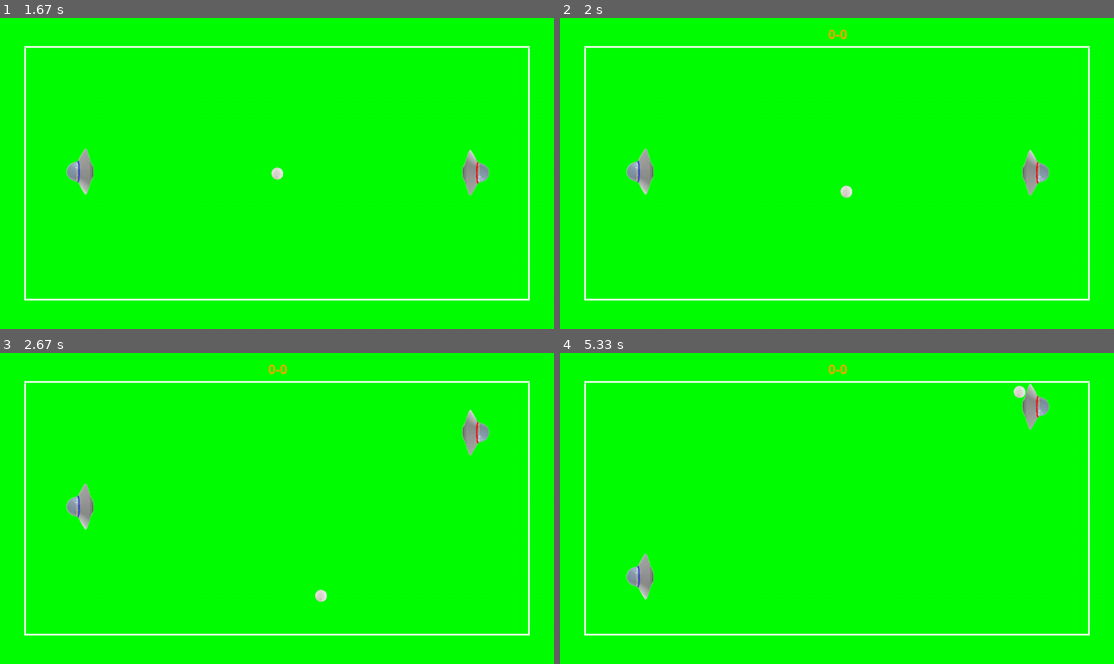
Above: before the commit, frames 1-4 (two rows, left to right).
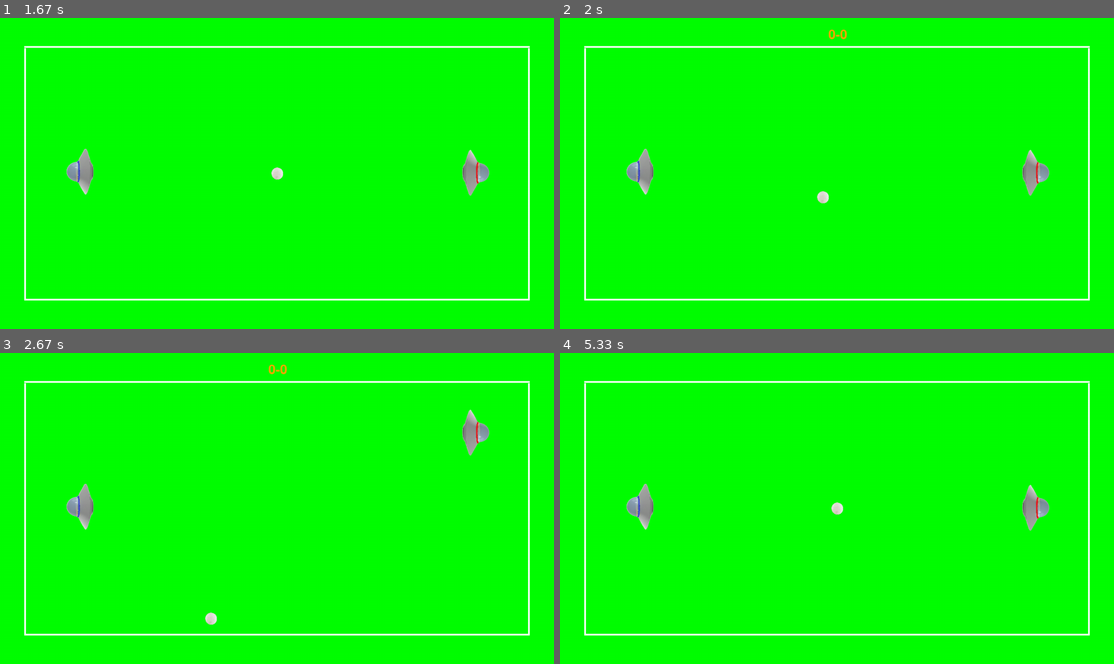
Above: after the commit, the same moments.

Repository: valera-creator/pygame_ping_pong
Game: pygame game, started from main.py
Same seed, same stepped clock (60 frames per second), same inputs: the game is played once before the commit and once after it.
Inputs:
- Up to frame 1 (1.67 s): tap Enter at 0.33 s; tap Space at 0.67, 1, 1.33 s
- Up to frame 2 (2 s): no input
- Up to frame 3 (2.67 s): hold Up 2.17-2.63 s
- Up to frame 4 (5.33 s): hold Up 2.67-2.97 s; hold Up 3-3.37 s; hold Up 3.4-3.7 s; hold Up 3.73-4.1 s; hold Up 4.13-4.43 s; tap W at 4.2, 4.53 s; hold Up 4.47-4.83 s

Frame 1 is identical in both runs. In frame 2, 0.1% of the frame differs, in the area x 46-53%, y 53-60%; in frame 3, 0.1%; in frame 4, 1.8%, in the area x 12-89%, y 3-80%.

Commit message:
доработка с постоянным снятием с паузы

Diff:
--- a/ball.py
+++ b/ball.py
@@ -16,10 +16,8 @@
         self.mask = pygame.mask.from_surface(self.image)
         self.rect = self.image.get_rect()
         self.rect.x, self.rect.y = width // 2 - self.size // 2, height // 2 - self.size // 2
-        self.speed_ball = 3
-        self.angle = random.randint(35, 60)
-        self.dx = math.cos(math.radians(self.angle))
-        self.dy = math.sin(math.radians(self.angle))
+        self.speed_ball = 6
+        self.make_move_value()
 
     def update(self):
         for elem in self.player_sprites:
@@ -33,3 +31,8 @@
                 self.sound.play()
 
         self.rect = self.rect.move(self.dx * self.speed_ball, self.dy * self.speed_ball)  # рассчитать движение отскока
+
+    def make_move_value(self):
+        self.angle = random.randint(25, 60)
+        self.dx = math.cos(math.radians(self.angle)) * random.choice((-1, 1))
+        self.dy = math.sin(math.radians(self.angle)) * random.choice((-1, 1))
--- a/border.py
+++ b/border.py
@@ -1,5 +1,4 @@
 import pygame
-import os
 
 
 class Border(pygame.sprite.Sprite):
--- a/main.py
+++ b/main.py
@@ -1,8 +1,10 @@
 import pygame
 import os
+import math
 from player import Player
 from ball import Ball
 from border import Border
+from random import randint, choice
 
 
 def check_keyboard(event):
@@ -50,6 +52,7 @@
             3: os.path.join('assets', 'sounds', 'fon4.mp3'),
             4: os.path.join('assets', 'sounds', 'fon5.mp3')
         }
+        self.is_misic_pause = False
 
         pygame.mixer.init()
         pygame.mixer.music.load(self.musics[self.index_music])
@@ -177,8 +180,9 @@
         if self.start_seconds <= 0:
             self.render_text(size=45, text_x=self.width // 2 - 20, text_y=25,
                              text=f'{self.player1.cnt_goals}-{self.player2.cnt_goals}', color='orange')
-            pygame.mixer.music.unpause()
-            self.ball.update()
+            if self.is_misic_pause:
+                pygame.mixer.music.unpause()
+                self.is_misic_pause = False
 
     def render_text(self, size, text_x, text_y, text, color='red'):
         font = pygame.font.Font(None, size)
@@ -226,6 +230,7 @@
         self.start_seconds = 6
         self.ball.rect.x, self.ball.rect.y = (self.width // 2 - self.ball.size // 2,
                                               self.height // 2 - self.ball.size // 2)
+        self.ball.make_move_value()
         player.cnt_goals += 1
         self.player1.rect.x, self.player1.rect.y = self.player1.dict_coords[self.player1.color_name]
         self.player2.rect.x, self.player2.rect.y = self.player2.dict_coords[self.player2.color_name]
@@ -237,6 +242,7 @@
 
         pygame.time.set_timer(pygame.USEREVENT, 1000)
         pygame.mixer.music.pause()
+        self.is_misic_pause = True
         self.sound_goal.play()
         pygame.display.flip()
 
@@ -351,16 +357,16 @@
             self.cur_color = self.cur_color % len(list(self.colors.keys()))
             self.screen.fill(self.colors[self.cur_color])
 
+            print(3)
             if self.start_seconds <= 0:
-                self.ball_sprites.update()
-                self.player_sprites.update()
-
+                self.all_sprites.update()
+            print(1)
             self.all_sprites.draw(self.screen)
-
+            print(4)
             self.clock.tick(self.fps)
+            print(5)
             self.make_event_start_second()
-
-            pygame.display.flip()
+            print(2)
 
             player_goal = self.check_goal()
             if player_goal:
@@ -369,6 +375,7 @@
             if self.check_end_game():
                 self.make_event_end_game()
 
+            pygame.display.flip()
         pygame.quit()
 
 
